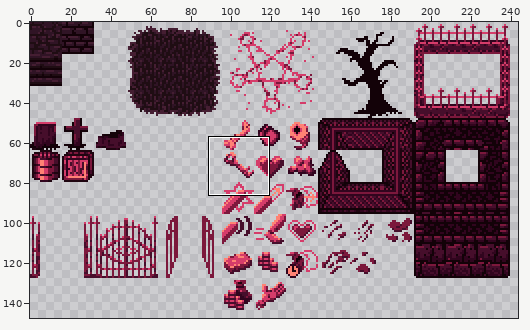
Sprite sheet, stored at ZarguufsGraveyardAdventure/Assets/Images/tilesheet1.png. The picture above shows the old version from afar; the outline marks the close-up.
Close-up. Before the commit:
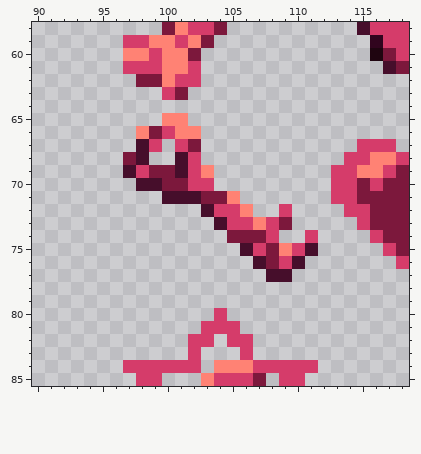
The file is 256x256 pixels. Shown: x 90..118, y 58..85. The wide view leaves out empty margins.
New version:
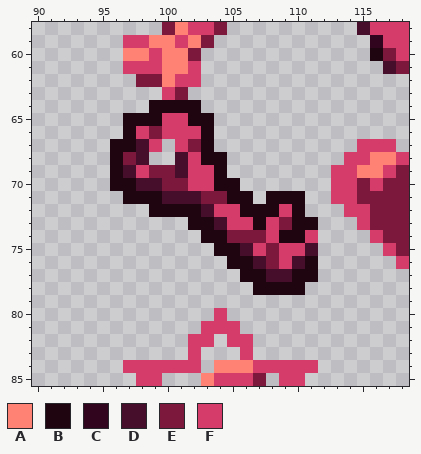
Palette (. is transparent): A #ff8274  B #1f0510  C #31051e  D #460e2b  E #7c183c  F #d53c6a
Difference:
@@ x 94..113 @@
 63 ......FE............
-64 ....................
-65 ......AA............
-66 ....AEFAA...........
-67 ....DF.FE...........
-68 ...ED..DF...........
-69 ...DFEEDFA.........F
-70 ....DDEEFF.........F
-71 ......DDDEEA.......F
-72 .........DFFA..F....
-73 ..........DFFAFE....
-74 ...........EEEF..F..
-75 ............DFEAFD..
-76 .............DEFD...
-77 ..............DD....
-78 ....................
+64 .....BBBB...........
+65 ...BBBFFBB..........
+66 ...BFEFFFB..........
+67 ..BBDF.FEB..........
+68 ..BED..DFBB.........
+69 ..BDFEEDFFB........F
+70 ..BBDDEEFFBB.......F
+71 ...BBBDDDEEBB.BBB..F
+72 .....BBBBDFFBBBFB...
+73 ........BBDFFBFEBB..
+74 .........BBEEEFBBF..
+75 ..........BBDFEFFD..
+76 ...........BBDEFDB..
+77 ............BBDDBB..
+78 .............BBBB...
 79 ....................
